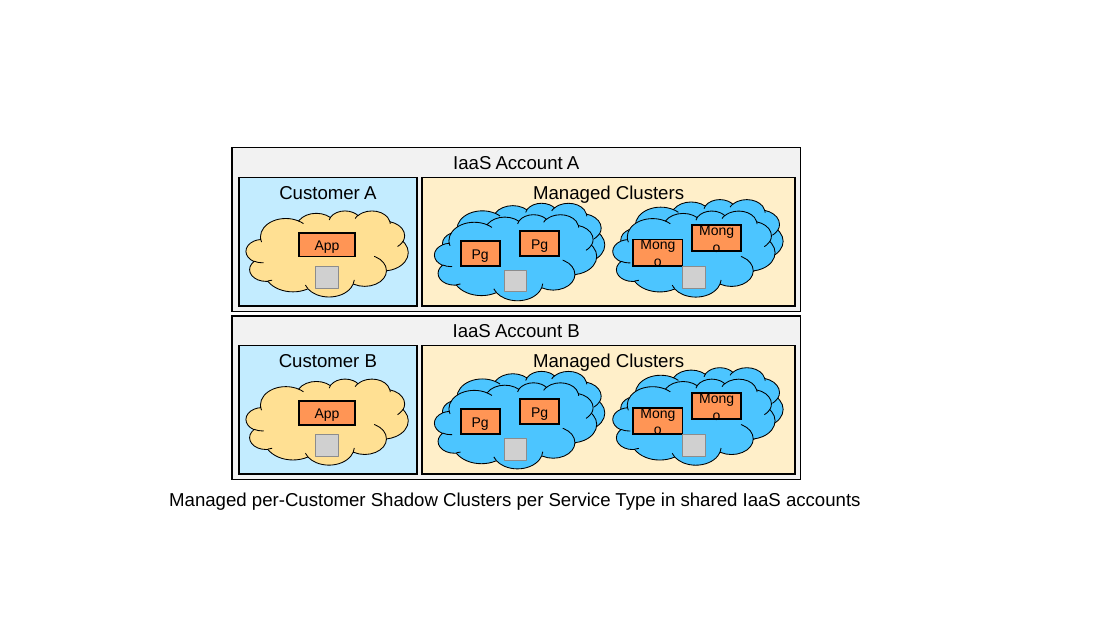
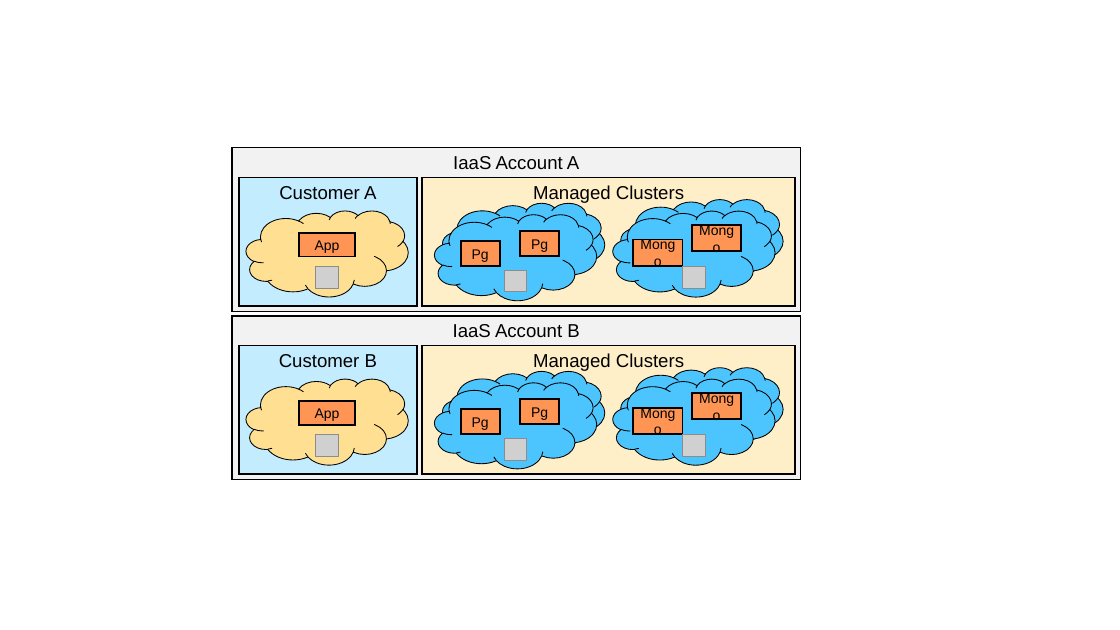
Before and after one commit to cloudfoundry/service-fabrik-broker, a slide deck: slide 28 of interoperator/docs/architecture/diagrams.pptx. Drawn at 1120x630 pixels with LibreOffice and Linux fonts; fonts in the diff are those of the drawing; grey boxes stand for pictures. Boxes give left, top, right and bottom in pixels: in the first picture for what was removed or moved away, otherwise in the second. Text is boxed around its words. In the diff, an @@ line names an element or a change of style, - is before the commit and + after.

```diff
--- a/interoperator/docs/architecture/diagrams.pptx
+++ b/interoperator/docs/architecture/diagrams.pptx
@@ text removed at bbox=[169, 492, 860, 510] @@
-Managed per-Customer Shadow Clusters per Service Type in shared IaaS accounts
```
Also in this commit, not shown: 4 other slides changed, 8 other files.
